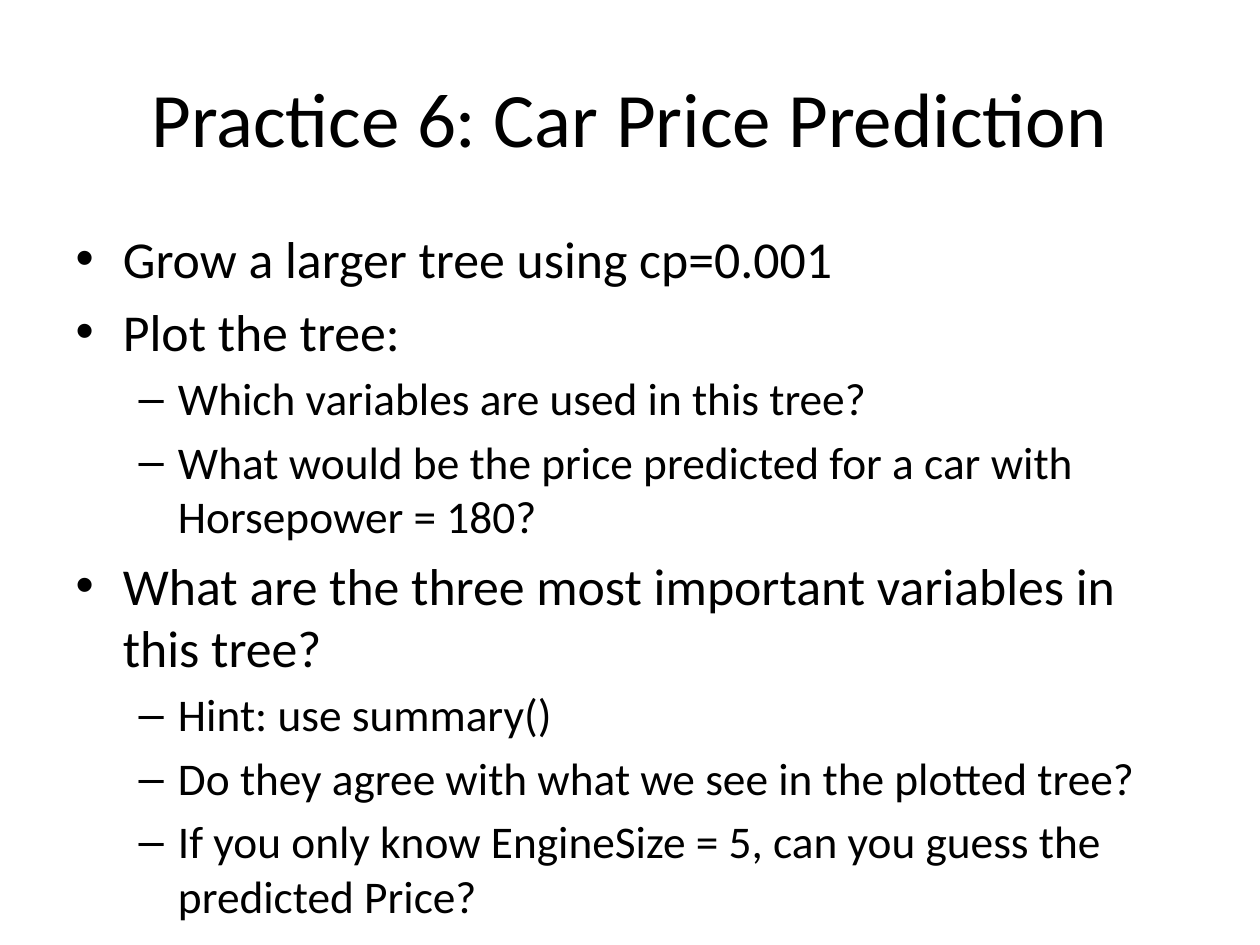
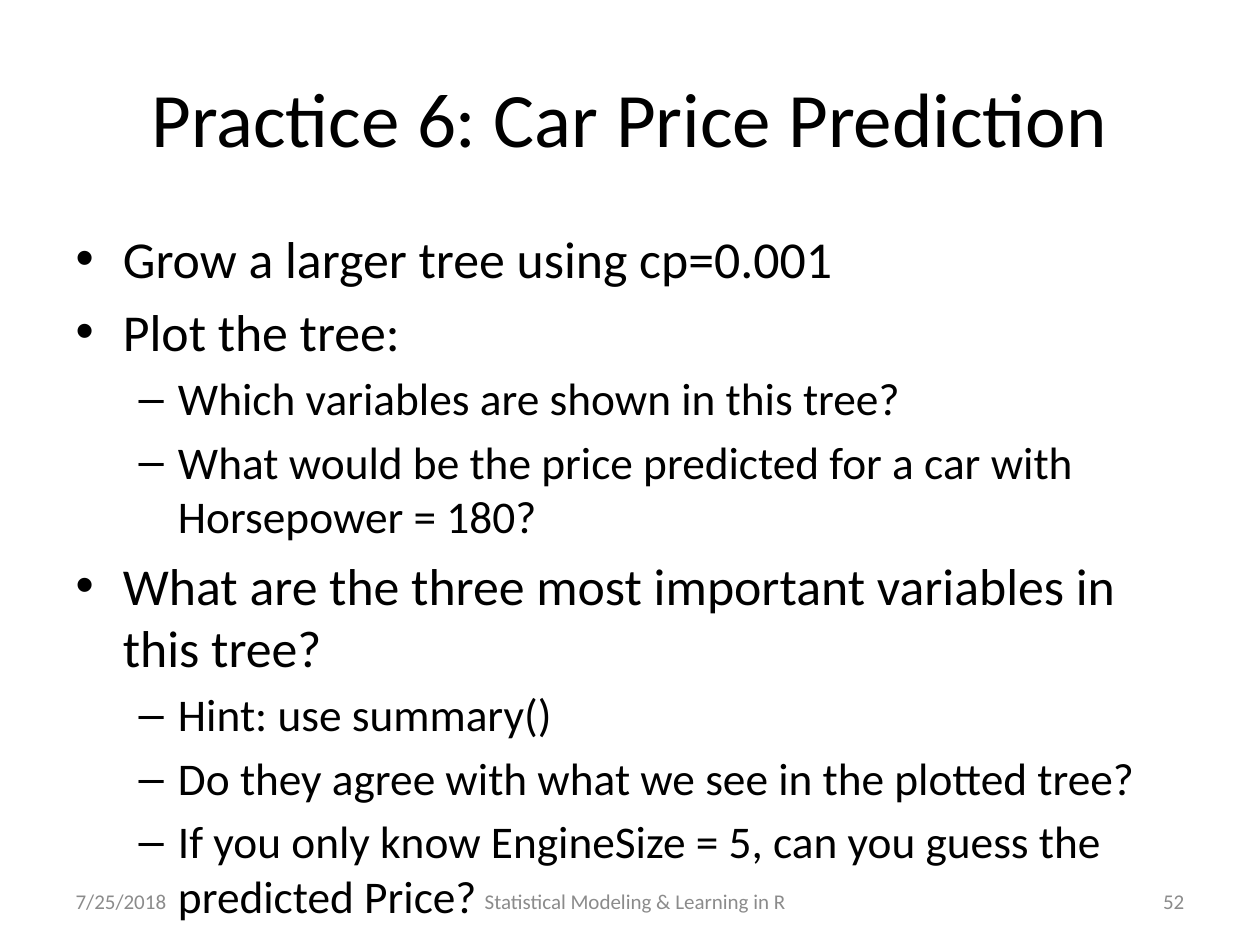
Before and after one commit to katherinesimeon/Statistical-Modeling-and-Learning-in-R, a slide deck: slide 52 of main.pptx (slide 42 before the commit). Drawn at 1260x945 pixels with LibreOffice and Linux fonts; fonts in the diff are those of the drawing. Boxes give left, top, right and bottom in pixels: in the first picture for what was removed or moved away, otherwise in the second. Text is boxed around its words. In the diff, an @@ line names an element or a change of style, - is before the commit and + after.

```diff
--- a/main.pptx
+++ b/main.pptx
@@ text at [178, 383, 899, 416]: text changed @@
-  – Which variables are used in this tree?
+  – Which variables are shown in this tree?
@@ text added at [76, 894, 167, 910], 12 pt, text #8C8C8C @@
+7/25/2018
@@ text added at [485, 894, 785, 913], 12 pt, text #8C8C8C @@
+Statistical Modeling & Learning in R
@@ page number added at [1163, 895, 1184, 909], 12 pt, text #8C8C8C @@
+52
```
Also in this commit, not shown: 66 other slides changed, 12 slides added, 1 other file.
